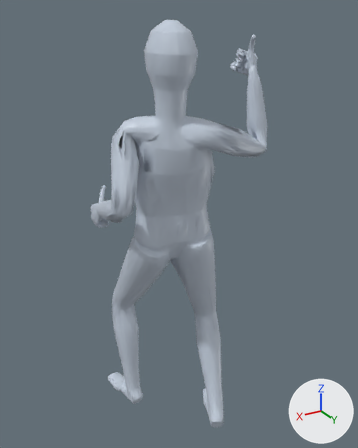
The glTF model app/assets/anims/Base/opened.glb as it was, and as the next commit left it.
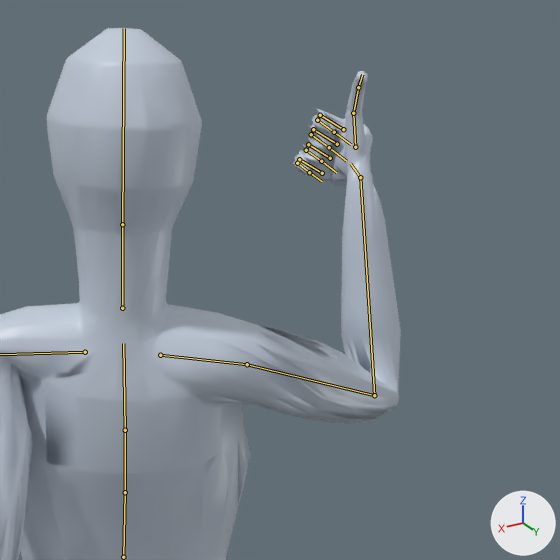
There are two pictures of each version: one whole from a camera (50 mm lens) standing at (0.894, 1.585, 1.745) and looking at (-0.09, -0.055, 0.924), one close up on the part from 36% to 90% of the width and 2% to 46% of the height. Arrows for +X, +Y and +Z are at lower right; the lights stay in place. The last two pictures show the newer version. Both versions are drawn at frame 21 of the action 'Animation'; the numbers are the values there. The bones that change, and the others that lie on the model, are drawn over the model as lines in the close-ups.

In view in the first close-up: 'Body_human_male'.
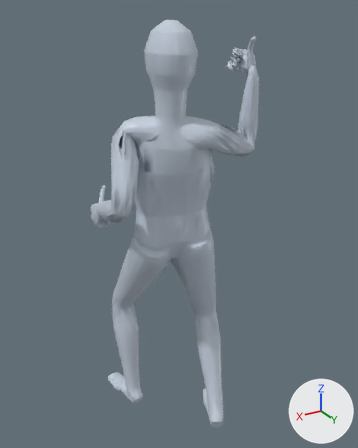
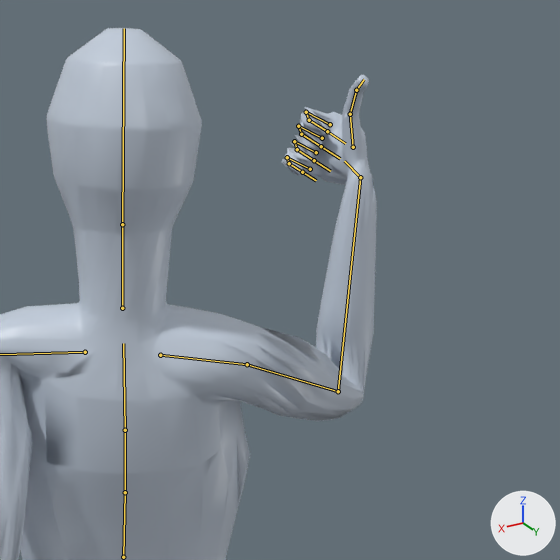
Pixel boxes [x1, y1, x2, y2] of what changed, in the close-ups (560 x 560 px):
'Body_human_male', posed
    before: [0, 28, 401, 560]
    after: [0, 28, 377, 560]
bone 'mixamorig:RightArm', root to tip
    before: (247, 364) to (374, 395)
    after: (247, 364) to (338, 391)
bone 'mixamorig:RightHand', root to tip
    before: (360, 177) to (350, 163)
    after: (360, 177) to (344, 161)

The change, as a diff of the scene's bpy script:
```diff
--- a/app/assets/anims/Base/opened.glb.py
+++ b/app/assets/anims/Base/opened.glb.py
@@ bone_mixamorig_rightarm @@
 bone_mixamorig_rightarm = bpy.data.objects['Armature'].pose.bones['mixamorig:RightArm']  # child of 'mixamorig:RightShoulder'
-bone_mixamorig_rightarm.rotation_quaternion = (0.762, -0.391, 0.47, 0.212)  # degrees (-58, 62, -5)
+bone_mixamorig_rightarm.rotation_quaternion = (0.682, -0.481, 0.5, 0.23)  # degrees (-85, 65, -23)
@@ bone_mixamorig_righthand @@
 bone_mixamorig_righthand = bpy.data.objects['Armature'].pose.bones['mixamorig:RightHand']  # child of 'mixamorig:RightForeArm'
-bone_mixamorig_righthand.rotation_quaternion = (0.649, -0.111, 0.566, -0.496)  # degrees (-65, 39, -100)
+bone_mixamorig_righthand.rotation_quaternion = (0.65, -0.23, 0.537, -0.486)  # degrees (-69, 28, -93)
```
